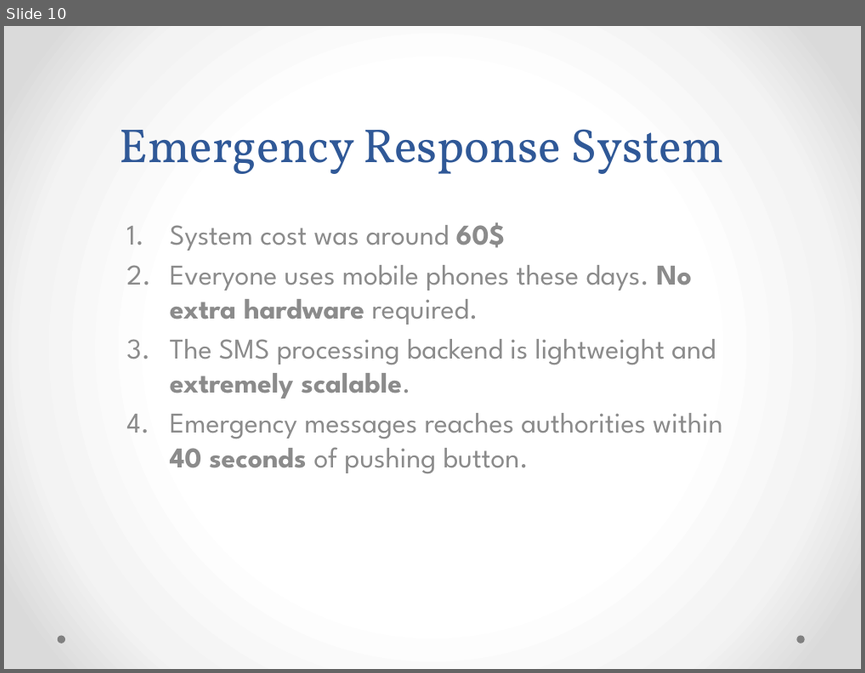
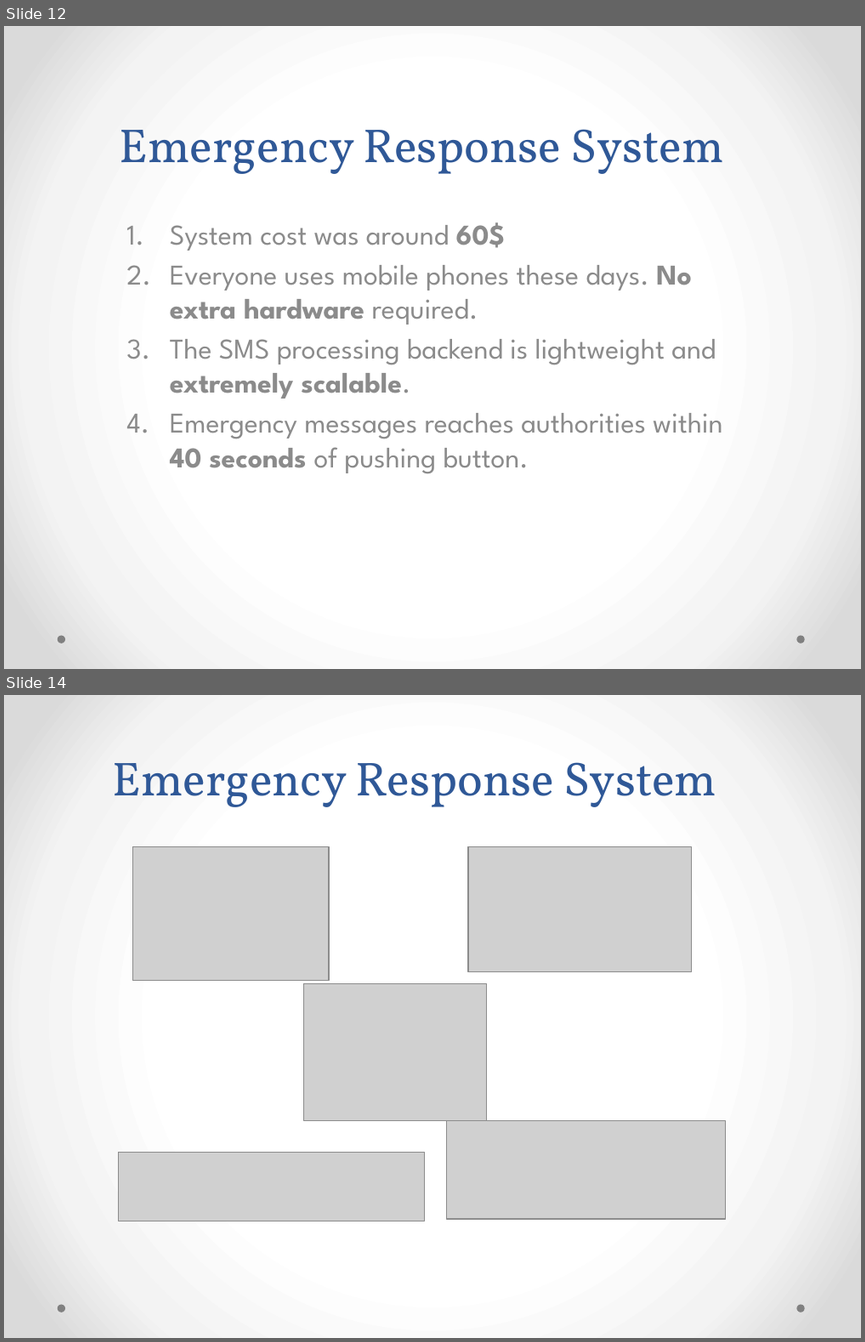
Before and after one commit to natrajkaushik/EmergencyResponseSystem, a slide deck: presentation/Emergency Response System.pptx. Shown one above the other, each under a label of ours: slide 10 before the commit, slides 12 and 14 after it; the slides between them are not shown. The pictures are 865x673 and 865x1342 pixels, drawn with LibreOffice and Linux fonts; fonts in the diff are those of the drawing; grey boxes stand for pictures. Boxes give left, top, right and bottom in pixels: in the first picture for what was removed or moved away, otherwise in the second. Text is boxed around its words. In the diff, an @@ line names an element or a change of style, - is before the commit and + after.

```diff
--- a/presentation/Emergency Response System.pptx
+++ b/presentation/Emergency Response System.pptx
@@ slide 14 added at (4,695,861,1338), background gradient #FFFFFF to #F4F4F4 to #DADADA; not listed: 2 template elements that a slide beside it also shows @@
@@ title added at (112,762,716,807), 40 pt, text #2F5897 @@
+Emergency Response System
@@ picture added at (132,846,329,981) @@
@@ picture added at (468,846,691,972) @@
@@ picture added at (304,984,487,1121) @@
@@ picture added at (447,1121,726,1219) @@
@@ picture added at (118,1151,424,1220) @@
@@ what was slide 10 is now slide 12 @@
```
Also in this commit, not shown: 3 other slides added, 9 other files.
